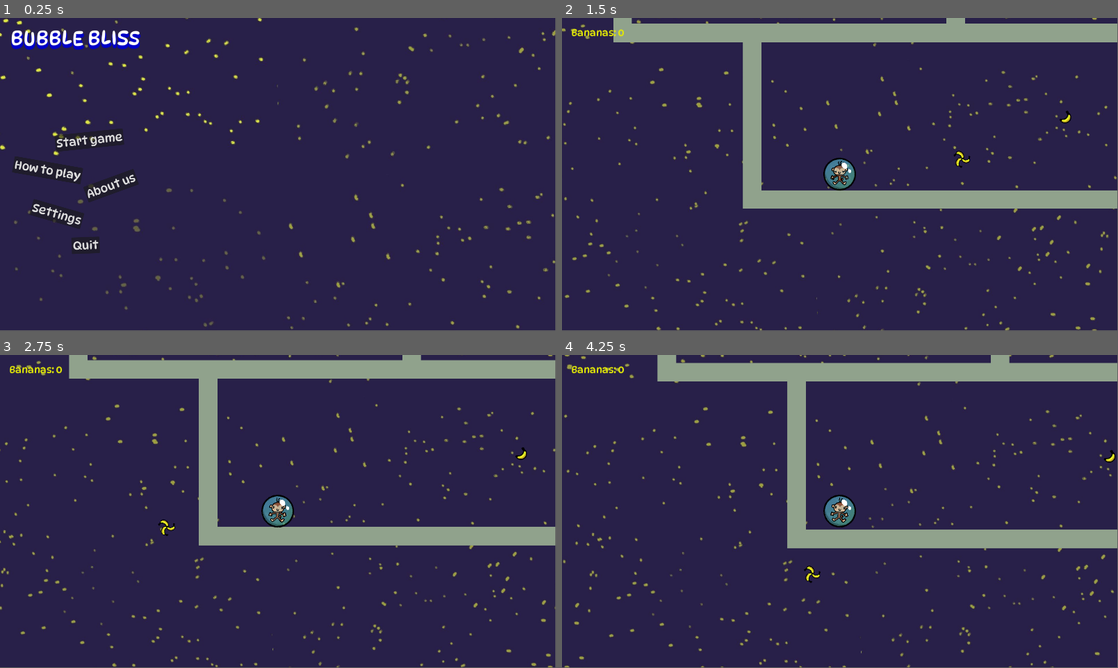
Above: before the commit, frames 1-4 (two rows, left to right).
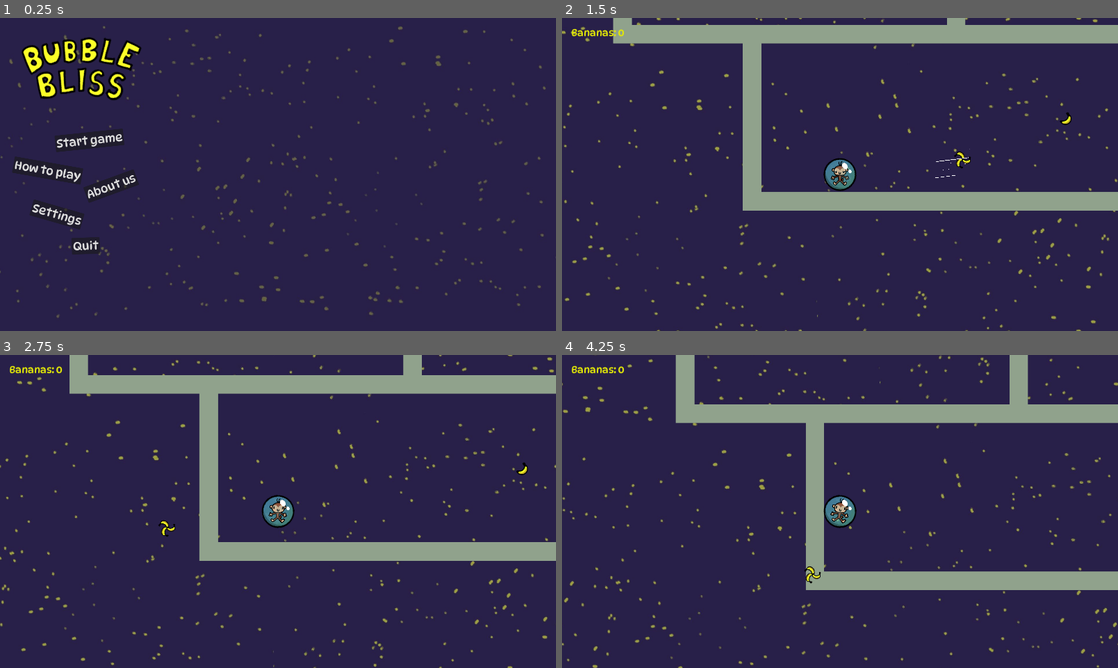
Above: after the commit, the same moments.

Repository: skincrawl/gamejam_test
Game: Godot game, scene res://Scenes/main_menu.tscn
The game is run twice, just before and just after one commit, with the same random seed, the same clock (stepped at 60 frames per second) and the same inputs.
Inputs (mouse positions are in pixels of both pictures, inside the frame that each line leads up to):
- Up to frame 1 (0.25 s): no input
- Up to frame 2 (1.5 s): click "Start game" at 0.5 s; move the mouse to (962, 158) at 1.27 s; press the mouse at (962, 158) at 1.28 s
- Up to frame 3 (2.75 s): move the mouse to (166, 527) at 2.02 s; release the mouse at (166, 527) at 2.03 s; click (166, 527) at 2.1 s
- Up to frame 4 (4.25 s): move the mouse to (895, 442) at 2.77 s; press the mouse at (895, 442) at 2.78 s; move the mouse to (812, 574) at 3.52 s; release the mouse at (812, 574) at 3.53 s; click (812, 574) at 3.6 s
The window is 799x449 before the commit and 800x450 after it. Grey fills any space a smaller window leaves; there, only what the larger window draws over its background counts as a difference.

The runs differ from the first frame. In frame 1, 5.6% of the frame differs, in the area x 0-100%, y 0-100%; in frame 2, 4.1%; in frame 3, 17%; in frame 4, 22%.

Commit message:
Wind particles
Added the animated title

Added wind particles to the mouse

Diff:
--- a/gamejam_2025_bubble/Scenes/banana_mouse.tscn
+++ b/gamejam_2025_bubble/Scenes/banana_mouse.tscn
@@ -1,7 +1,8 @@
-[gd_scene load_steps=5 format=3 uid="uid://7o3ladlt1r1i"]
+[gd_scene load_steps=6 format=3 uid="uid://7o3ladlt1r1i"]
 
 [ext_resource type="Texture2D" uid="uid://dkxr0yqfvyrp5" path="res://Assets/Art/Banana64Mouse.png" id="1_dhn8e"]
 [ext_resource type="Script" path="res://Scripts/banana_mouse.gd" id="2_c0gge"]
+[ext_resource type="PackedScene" uid="uid://chgufc12c3f68" path="res://Scenes/part.tscn" id="3_efoap"]
 
 [sub_resource type="AtlasTexture" id="AtlasTexture_5gevt"]
 atlas = ExtResource("1_dhn8e")
@@ -21,3 +22,7 @@
 [node name="banana_mouse" type="AnimatedSprite2D"]
 sprite_frames = SubResource("SpriteFrames_83y1t")
 script = ExtResource("2_c0gge")
+
+[node name="Part" parent="." instance=ExtResource("3_efoap")]
+top_level = true
+scale = Vector2(0.5, 0.5)
--- a/gamejam_2025_bubble/Scenes/bubbles.tscn
+++ b/gamejam_2025_bubble/Scenes/bubbles.tscn
@@ -246,6 +246,7 @@
 physics_material_override = SubResource("PhysicsMaterial_gqpca")
 gravity_scale = 0.0
 script = ExtResource("1_hivhj")
+metadata/_edit_group_ = true
 
 [node name="CollisionShape2D" type="CollisionShape2D" parent="."]
 shape = SubResource("CircleShape2D_t1ttk")
--- a/gamejam_2025_bubble/Scenes/level.tscn
+++ b/gamejam_2025_bubble/Scenes/level.tscn
@@ -128,7 +128,7 @@
 motion_mirroring = Vector2(1920, 1080)
 
 [node name="Sprite2D" type="AnimatedSprite2D" parent="ParallaxBackground/ParallaxLayer"]
-position = Vector2(959, 536)
+position = Vector2(960, 540)
 sprite_frames = SubResource("SpriteFrames_gpyhd")
 frame = 1
 frame_progress = 0.808977
--- a/gamejam_2025_bubble/Scenes/main_menu.tscn
+++ b/gamejam_2025_bubble/Scenes/main_menu.tscn
@@ -1,15 +1,74 @@
-[gd_scene load_steps=7 format=3 uid="uid://b5gigobueilix"]
+[gd_scene load_steps=16 format=3 uid="uid://b5gigobueilix"]
 
 [ext_resource type="Script" path="res://Scripts/main_menu.gd" id="1_oinqm"]
 [ext_resource type="FontFile" uid="uid://behuf74h25j5t" path="res://GameAssets/DynaPuff/DynaPuff-VariableFont_wdth,wght.ttf" id="1_ugjs1"]
 [ext_resource type="AudioStream" uid="uid://beeiwn868koah" path="res://Assets/Music/MainMenu_Theme_FGJ25.mp3" id="3_1t2la"]
 [ext_resource type="Texture2D" uid="uid://8pntxcrwopv7" path="res://Assets/Art/BG_Space.jpg" id="3_8bard"]
+[ext_resource type="Texture2D" uid="uid://58hkgo1s8li0" path="res://Assets/Art/Title_Sheet.png" id="5_styjg"]
 
 [sub_resource type="Theme" id="Theme_avieb"]
 Button/fonts/font = ExtResource("1_ugjs1")
 Label/fonts/font = ExtResource("1_ugjs1")
 
 [sub_resource type="Theme" id="Theme_gnr1q"]
+
+[sub_resource type="AtlasTexture" id="AtlasTexture_72cta"]
+atlas = ExtResource("3_8bard")
+region = Rect2(0, 0, 1920, 1080)
+
+[sub_resource type="AtlasTexture" id="AtlasTexture_8p14s"]
+atlas = ExtResource("3_8bard")
+region = Rect2(1920, 0, 1920, 1080)
+
+[sub_resource type="AtlasTexture" id="AtlasTexture_ejipe"]
+atlas = ExtResource("3_8bard")
+region = Rect2(0, 1080, 1920, 1080)
+
+[sub_resource type="AtlasTexture" id="AtlasTexture_e4y81"]
+atlas = ExtResource("3_8bard")
+region = Rect2(1920, 1080, 1920, 1080)
+
+[sub_resource type="SpriteFrames" id="SpriteFrames_chcqr"]
+animations = [{
+"frames": [{
+"duration": 1.0,
+"texture": SubResource("AtlasTexture_72cta")
+}, {
+"duration": 1.0,
+"texture": SubResource("AtlasTexture_8p14s")
+}, {
+"duration": 1.0,
+"texture": SubResource("AtlasTexture_ejipe")
+}, {
+"duration": 1.0,
+"texture": SubResource("AtlasTexture_e4y81")
+}],
+"loop": true,
+"name": &"default",
+"speed": 4.0
+}]
+
+[sub_resource type="AtlasTexture" id="AtlasTexture_u7ehx"]
+atlas = ExtResource("5_styjg")
+region = Rect2(0, 0, 630, 500)
+
+[sub_resource type="AtlasTexture" id="AtlasTexture_qba2m"]
+atlas = ExtResource("5_styjg")
+region = Rect2(630, 0, 630, 500)
+
+[sub_resource type="SpriteFrames" id="SpriteFrames_a3r2e"]
+animations = [{
+"frames": [{
+"duration": 1.0,
+"texture": SubResource("AtlasTexture_u7ehx")
+}, {
+"duration": 1.0,
+"texture": SubResource("AtlasTexture_qba2m")
+}],
+"loop": true,
+"name": &"default",
+"speed": 5.0
+}]
 
 [node name="MainMenu" type="Control"]
 layout_mode = 3
@@ -21,21 +80,8 @@
 theme = SubResource("Theme_avieb")
 script = ExtResource("1_oinqm")
 
-[node name="TextBoxColor" type="TextureRect" parent="."]
-show_behind_parent = true
-layout_mode = 1
-anchors_preset = 15
-anchor_right = 1.0
-anchor_bottom = 1.0
-offset_left = -1344.0
-offset_top = -756.0
-offset_right = 1344.0
-offset_bottom = 756.0
-grow_horizontal = 2
-grow_vertical = 2
-texture = ExtResource("3_8bard")
-
 [node name="Title" type="Label" parent="."]
+visible = false
 layout_mode = 1
 offset_left = 10.0
 offset_top = 10.0
@@ -164,6 +210,20 @@
 
 [node name="AudioStreamPlayer" type="AudioStreamPlayer" parent="."]
 stream = ExtResource("3_1t2la")
+volume_db = -12.0
+autoplay = true
+
+[node name="bg" type="AnimatedSprite2D" parent="."]
+z_index = -10
+position = Vector2(960, 540)
+sprite_frames = SubResource("SpriteFrames_chcqr")
+frame = 2
+frame_progress = 0.481552
+
+[node name="title" type="AnimatedSprite2D" parent="."]
+position = Vector2(277, 219)
+scale = Vector2(0.785, 0.785)
+sprite_frames = SubResource("SpriteFrames_a3r2e")
 
 [connection signal="pressed" from="VBoxContainer/Start_game" to="." method="_on_start_game_pressed"]
 [connection signal="pressed" from="VBoxContainer2/How_to_play" to="." method="_on_how_to_play_pressed"]
--- /dev/null
+++ b/gamejam_2025_bubble/Scenes/part.tscn
@@ -0,0 +1,29 @@
+[gd_scene load_steps=2 format=3 uid="uid://chgufc12c3f68"]
+
+[sub_resource type="Curve" id="Curve_pdx2v"]
+_data = [Vector2(0.0110375, 0.0183178), 0.0, 0.0, 0, 0]
+point_count = 1
+
+[node name="Part" type="Node2D"]
+
+[node name="Node2D" type="Node2D" parent="."]
+
+[node name="CPUParticles2D" type="CPUParticles2D" parent="Node2D"]
+scale = Vector2(5, 5)
+emitting = false
+amount = 18
+lifetime = 0.8
+speed_scale = 1.75
+local_coords = true
+emission_shape = 1
+emission_sphere_radius = 32.0
+direction = Vector2(0, 0)
+spread = 0.0
+gravity = Vector2(0, 300)
+linear_accel_min = 72.65
+linear_accel_max = 72.65
+scale_amount_min = 0.0
+scale_amount_max = 49.98
+split_scale = true
+scale_curve_x = SubResource("Curve_pdx2v")
+scale_curve_y = null
--- a/gamejam_2025_bubble/Scripts/banana_mouse.gd
+++ b/gamejam_2025_bubble/Scripts/banana_mouse.gd
@@ -9,9 +9,16 @@
 
 func _process(_delta:float) -> void:
 
+
+
 	if Input.is_action_pressed("blowing"):
+		$Part.look_at(Globals.bubbles.position)
+		$Part.rotation -= deg_to_rad(90.0)
+		$Part.position = position
+		$Part/Node2D/CPUParticles2D.emitting = true
 		speed = MAX_ROT_SPEED
 	else:
 		speed = move_toward(speed, 0.0, SLOWDOWN_SPEED * _delta)
+		$Part/Node2D/CPUParticles2D.emitting = false
 
 	rotation += deg_to_rad(speed)
--- a/gamejam_2025_bubble/Scripts/globals.gd
+++ b/gamejam_2025_bubble/Scripts/globals.gd
@@ -1,3 +1,4 @@
 extends Node
 
 var level:Level
+var bubbles:Bubbles
--- a/gamejam_2025_bubble/Scripts/level.gd
+++ b/gamejam_2025_bubble/Scripts/level.gd
@@ -15,6 +15,7 @@
 	screen_size = DisplayServer.window_get_size()
 
 	Globals.level = self
+	Globals.bubbles = $Bubbles
 	Input.mouse_mode = Input.MOUSE_MODE_HIDDEN
 
 	$bananas.show()
--- a/gamejam_2025_bubble/project.godot
+++ b/gamejam_2025_bubble/project.godot
@@ -10,7 +10,7 @@
 
 [application]
 
-config/name="gamejam_2025_bubble"
+config/name="bubble_bliss"
 run/main_scene="res://Scenes/main_menu.tscn"
 config/features=PackedStringArray("4.3", "Forward Plus")
 config/icon="res://icon.svg"
@@ -23,7 +23,7 @@
 
 window/size/viewport_width=1920
 window/size/viewport_height=1080
-window/size/mode=4
+window/stretch/mode="viewport"
 
 [input]
 
Binary file added: gamejam_2025_bubble/Assets/Art/Title_Sheet.png
Not shown, added: gamejam_2025_bubble/Assets/Art/Title_Sheet.png.import
